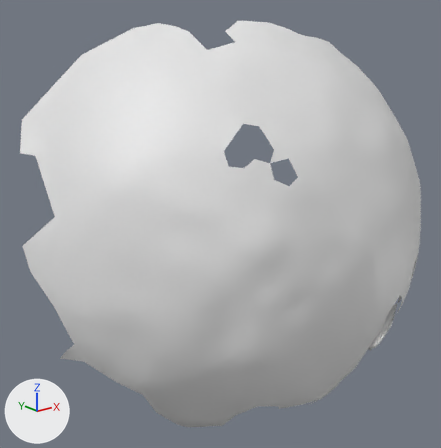
The OBJ model res/final/onecam_fullvolume/06/cleanedup/FullVolium.000165.obj: old version first, new version second.
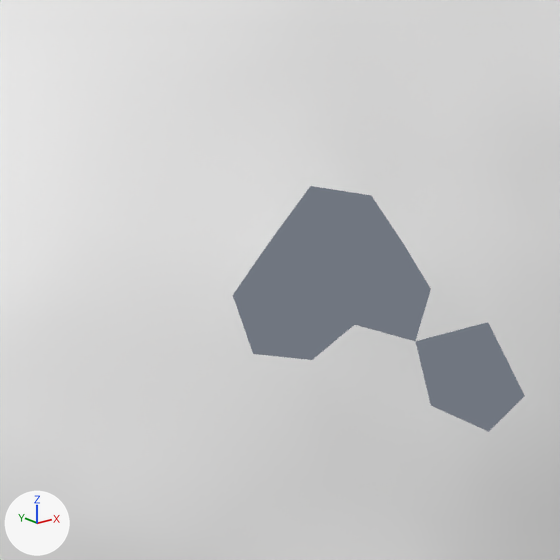
Old and new are each drawn whole from a camera (50 mm lens) standing at (364.2, 28.0, -102.0) and looking at (497.3, 194.4, -168.6) and again close up on the part from 37% to 70% of the width and 17% to 49% of the height. Arrows for +X, +Y and +Z are at lower left; the lights stay in place. Where no turn or scale is listed for an object, it has been applied to the vertices.

Objects in the first close-up: 'FullVolium.000165'.
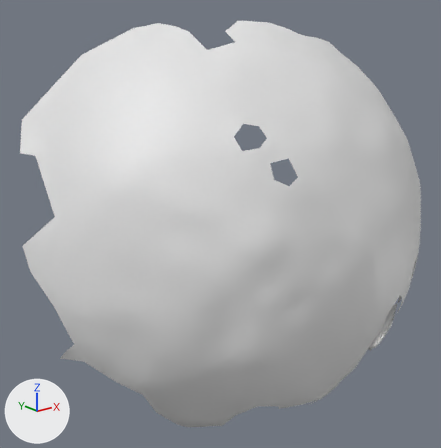
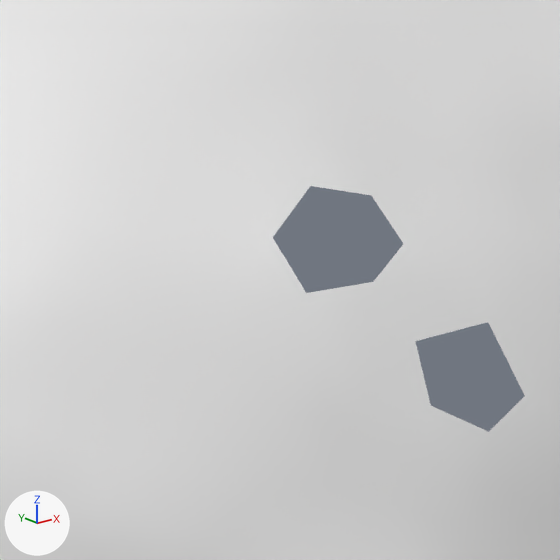
Diff of the bpy script that builds the scene:
```diff
--- a/res/final/onecam_fullvolume/06/cleanedup/FullVolium.000165.obj.py
+++ b/res/final/onecam_fullvolume/06/cleanedup/FullVolium.000165.obj.py
@@ me_fullvolium_000165 @@
 me_fullvolium_000165.from_pydata(...)  # 849 vertices, 1607 faces; spans x 430.2..576.5, y 133.0..247.7, z -235.0..-98.3
 # used by ob_fullvolium_000165; location = (0.0, 0.0, 0.0)
 # verts and faces of me_fullvolium_000165; kept vertices keep their numbers, new ones are numbered from 849
 # before: 250 (479.3, 151.3, -129.9) at pixel (403, 243), 609 (471.4, 156.2, -129.3) at pixel (272, 237), 611 (468.0, 156.4, -132.9) at pixel (232, 295), 622 (468.1, 154.3, -136.8) at pixel (253, 354), 651 (477.6, 148.1, -136.1) at pixel (415, 341)
 # before: 675 (479.8, 148.9, -132.8) at pixel (430, 289), 688 (470.9, 151.2, -137.0) at pixel (312, 360), 689 (474.0, 150.4, -134.8) at pixel (354, 324)
+# me_fullvolium_000165 part 1
+verts[849] = (471.7, 152.9, -132.7)  # pixel (306, 293)
+verts[850] = (476.1, 150.9, -132.1)  # pixel (373, 281)
+faces += [(250, 850, 675), (688, 689, 849), (689, 850, 849), (609, 611, 849), (622, 688, 849), (611, 622, 849)]
+faces += [(651, 675, 850), (651, 850, 689)]
```

Where the change shows, as pixel boxes [x1, y1, x2, y2] in the close-ups (560 x 560 px):
part 1 of me_fullvolium_000165, added
    after: [233, 238, 431, 360]
